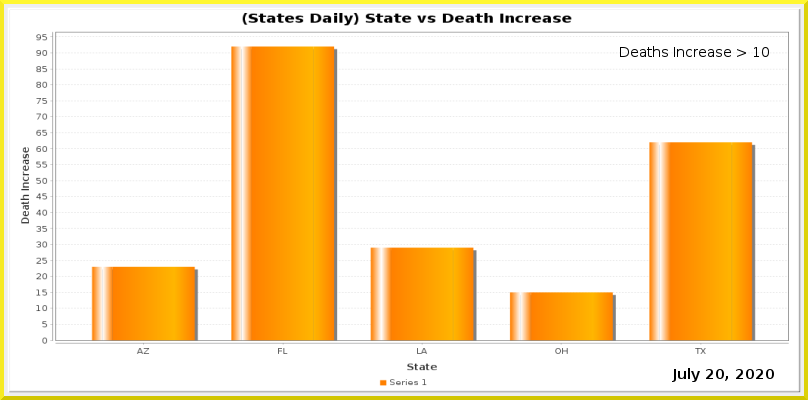
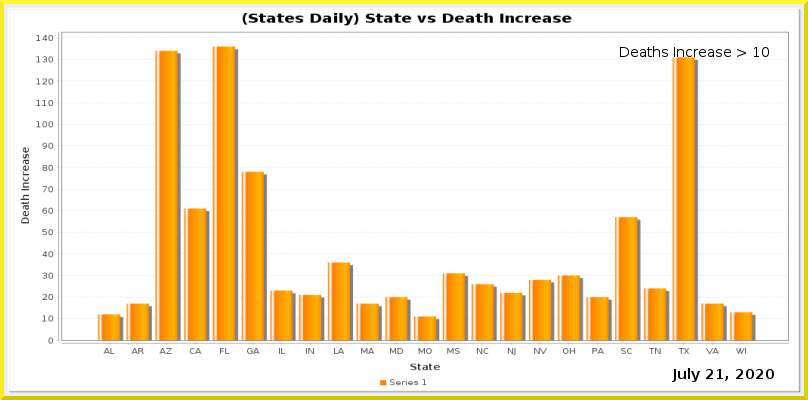
Layer changes from the first w=808, h=400 image to the second:
painted on "Current Date" over (716, 369, 724, 379)
painted on "Date_vs_TestIncrease.png" over (36, 31, 789, 371)
